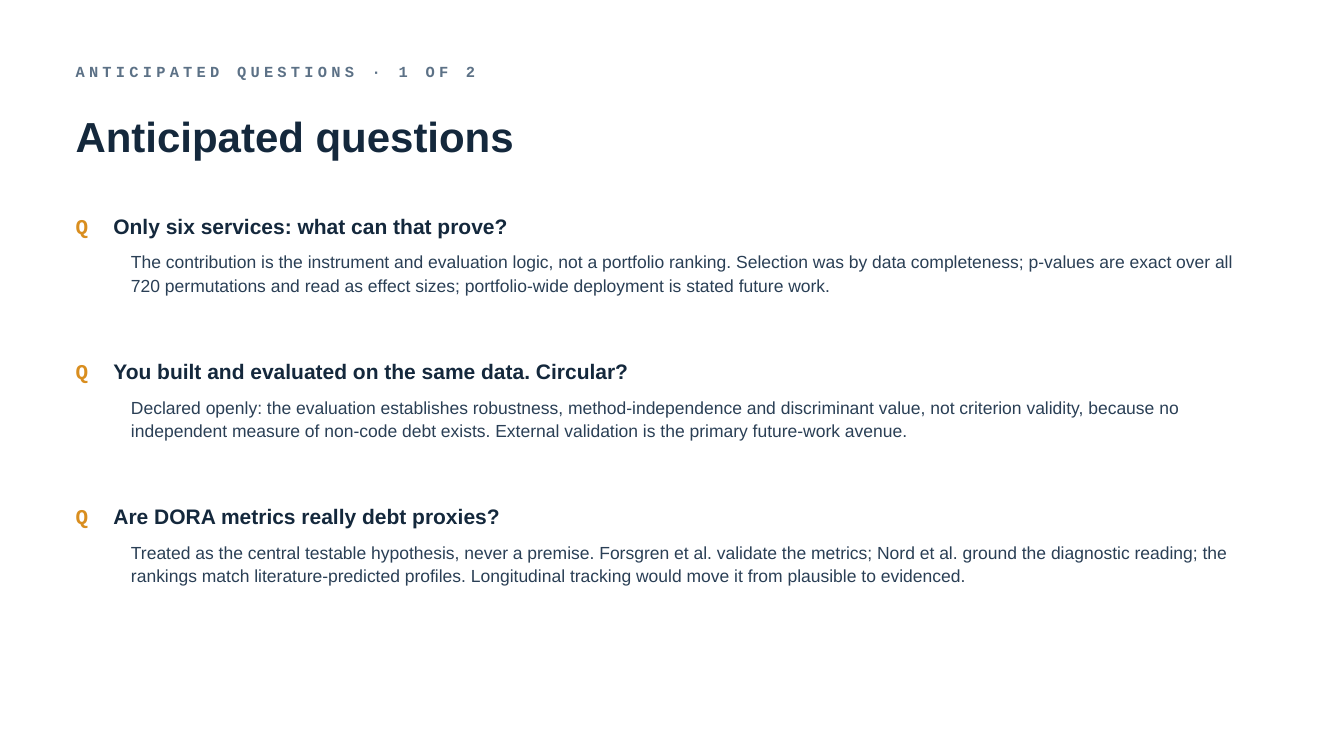
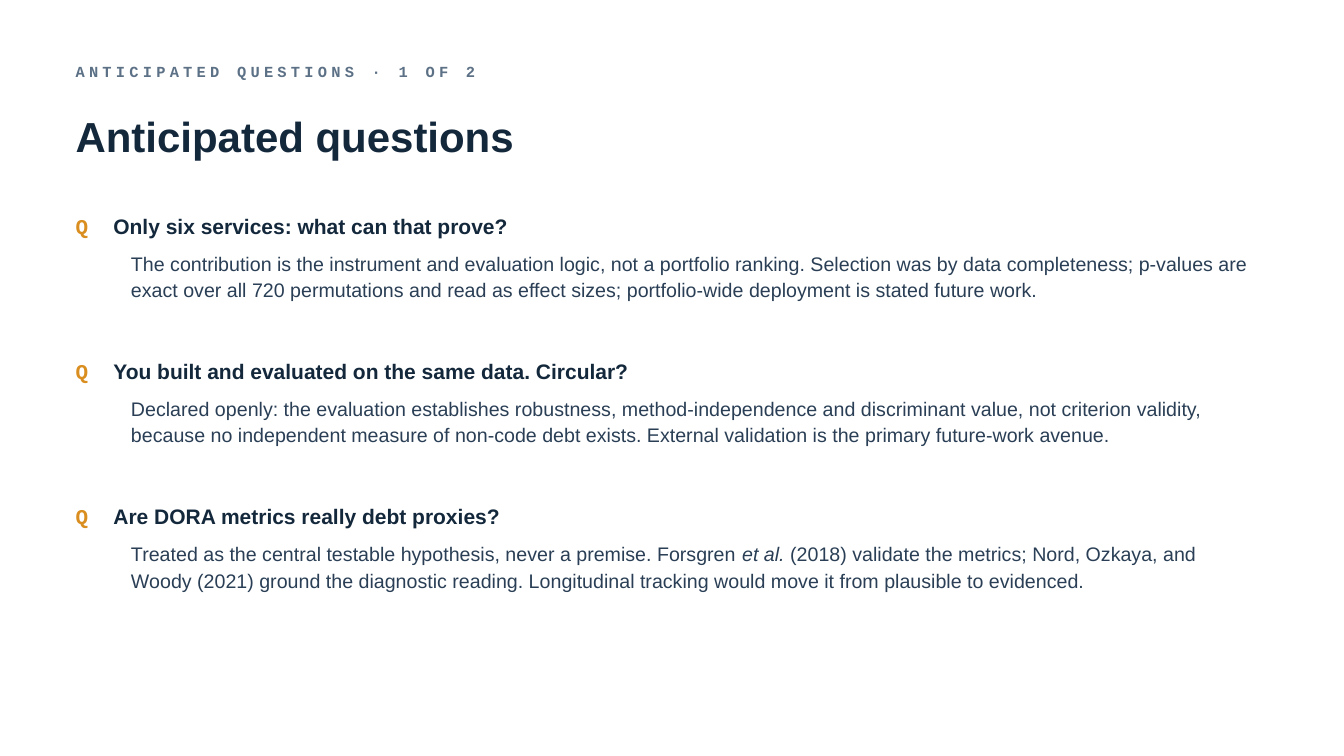
Before and after one commit to TobiZeier/MScProject, a slide deck: slide 13 of presentation/defense.pptx. Drawn at 1344x756 pixels with LibreOffice and Linux fonts; fonts in the diff are those of the drawing. Boxes give left, top, right and bottom in pixels: in the first picture for what was removed or moved away, otherwise in the second. Text is boxed around its words. In the diff, an @@ line names an element or a change of style, - is before the commit and + after.

```diff
--- a/presentation/defense.pptx
+++ b/presentation/defense.pptx
@@ text "The contribution is the instrument ..." at (131, 256, 1246, 301): size 12.5 to 14 pt @@
@@ text "Declared openly: the evaluation establishes ..." at (131, 401, 1201, 446): size 12.5 to 14 pt @@
@@ text at (131, 546, 1196, 592): text changed; size 12.5 to 14 pt @@
-Treated as the central testable hypothesis, never a premise. Forsgren et al. validate the metrics; Nord et al. ground the diagnostic reading; the rankings match literature-predicted profiles. Longitudinal tracking would move it from plausible to evidenced.
+Treated as the central testable hypothesis, never a premise. Forsgren et al. (2018) validate the metrics; Nord, Ozkaya, and Woody (2021) ground the diagnostic reading. Longitudinal tracking would move it from plausible to evidenced.
```
Also in this commit, not shown: 14 other slides changed, 5 other files.
